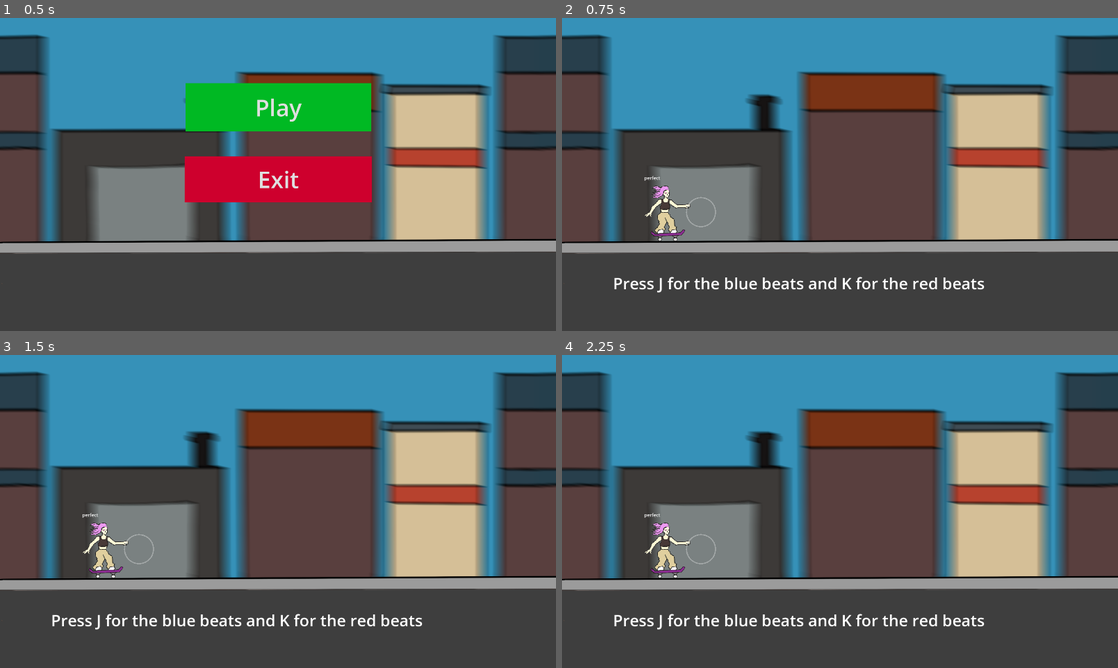
Above: before the commit, frames 1-4 (two rows, left to right).
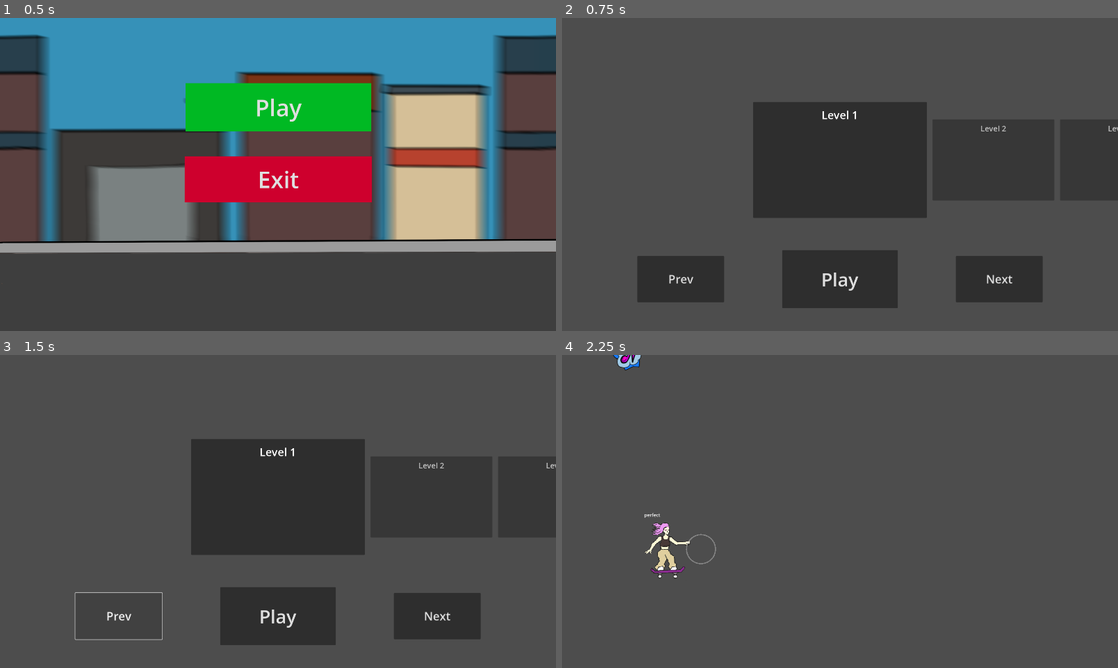
Above: after the commit, the same moments.

Repository: eel-in-denial/beat-skater
Game: Godot game, scene res://globals_and_scripts/game_manager/game_manager.tscn
Same seed, same stepped clock (60 frames per second), same inputs: the game is played once before the commit and once after it. Before the commit the project starts from res://UI/title_screen/title_screen.tscn. Sound files missing from this copy of the repository are replaced by a short silence.
Inputs (mouse positions are in pixels of both pictures, inside the frame that each line leads up to):
- Up to frame 1 (0.5 s): no input
- Up to frame 2 (0.75 s): click "Play" at 0.5 s
- Up to frame 3 (1.5 s): click (116, 614) at 1.25 s, where only the run after the commit has a clickable "Prev"
- Up to frame 4 (2.25 s): click (840, 614) at 2 s, where only the run after the commit has a clickable "Play"

Frame 1 is identical in both runs. In frame 2, 61% of the frame differs, in the area x 0-100%, y 0-88%; in frame 3, 61%, in the area x 0-100%, y 0-92%; in frame 4, 51%.
Error before the commit: Parse Error: Too few arguments for "add_child()" call. Expected at least 1 but received 0. (res://globals_and_scripts/game_manager/game_manager.gd:29)

Commit message:
sdfsdfsdfsdf

Diff:
--- /dev/null
+++ b/UI/level_select/level_card/level_card.gd
@@ -0,0 +1,5 @@
+extends Control
+@onready var title := $VBoxContainer/Title
+
+func init_data(data := {"name": "", "level_file": ""}):
+	title.text = data["name"]
--- /dev/null
+++ b/UI/level_select/level_card/level_card.tscn
@@ -0,0 +1,48 @@
+[gd_scene load_steps=2 format=3 uid="uid://tsgsgbgg7xhy"]
+
+[ext_resource type="Script" uid="uid://ga0ooyja3p7h" path="res://UI/level_select/level_card/level_card.gd" id="1_gufm2"]
+
+[node name="LevelCard" type="Control"]
+custom_minimum_size = Vector2(600, 400)
+layout_mode = 3
+anchors_preset = 8
+anchor_left = 0.5
+anchor_top = 0.5
+anchor_right = 0.5
+anchor_bottom = 0.5
+offset_left = -200.0
+offset_top = -150.0
+offset_right = 200.0
+offset_bottom = 150.0
+grow_horizontal = 2
+grow_vertical = 2
+pivot_offset = Vector2(300, 200)
+script = ExtResource("1_gufm2")
+
+[node name="Panel" type="Panel" parent="."]
+layout_mode = 1
+anchors_preset = 15
+anchor_right = 1.0
+anchor_bottom = 1.0
+grow_horizontal = 2
+grow_vertical = 2
+pivot_offset = Vector2(200, 150)
+
+[node name="VBoxContainer" type="VBoxContainer" parent="."]
+layout_mode = 1
+anchors_preset = 15
+anchor_right = 1.0
+anchor_bottom = 1.0
+grow_horizontal = 2
+grow_vertical = 2
+
+[node name="Title" type="Label" parent="VBoxContainer"]
+custom_minimum_size = Vector2(0, 90)
+layout_mode = 2
+theme_override_font_sizes/font_size = 38
+text = "Title Here"
+horizontal_alignment = 1
+vertical_alignment = 1
+
+[node name="TextureRect" type="TextureRect" parent="VBoxContainer"]
+layout_mode = 2
--- /dev/null
+++ b/UI/level_select/level_select.gd
@@ -0,0 +1,75 @@
+extends Node2D
+
+var level_card_file := preload("res://UI/level_select/level_card/level_card.tscn")
+
+var level_info = [
+	{"name": "Level 1", "json_path": "res://levels/level_1.json"},
+	{"name": "Level 2"},
+	{"name": "Level 3"}
+]
+
+var level_cards = []
+
+var selected_level_index = 0
+
+@onready var level_holder := $CanvasLayer/Control/Levels
+# Called when the node enters the scene tree for the first time.
+func _ready() -> void:
+	create_level_cards()
+
+
+func update_cards(init := false):
+	var tween := get_tree().create_tween().set_trans(Tween.TRANS_SINE).set_ease(Tween.EASE_OUT)
+	for i in range(level_cards.size()):
+		var level_card = level_cards[i]
+		var offset = i - selected_level_index
+
+		# X position (centered, spread left/right)
+		var x
+		if offset == 0:
+			x = 660
+		elif offset > 0:
+			x = offset * 440 - 210 + 960
+		else:
+			x = offset * 440 - 390 + 960
+
+		# Scale (bigger in center)
+		var scale = 1.0 if offset == 0 else 0.7
+		scale = max(scale, 0.5)  # minimum size
+
+		# Apply
+		if init:
+			level_card.position = Vector2(x, 0)
+			level_card.scale = Vector2(scale, scale)
+			level_card.modulate = Color(1, 1, 1, 1.0 if offset == 0 else 0.7)
+		else:
+			tween.parallel().tween_property(level_card, "position", Vector2(x, 0), 0.3)
+			tween.parallel().tween_property(level_card, "scale", Vector2(scale, scale), 0.3)
+			tween.parallel().tween_property(level_card, "modulate", Color(1, 1, 1, 1.0 if offset == 0 else 0.7), 0.3)
+
+
+func create_level_cards():
+	for lvl in level_info:
+		var level_card = level_card_file.instantiate()
+		level_cards.append(level_card)
+		level_holder.add_child(level_card)
+		level_card.init_data(lvl)
+	update_cards(true)
+
+
+
+
+func _on_prev_pressed() -> void:
+	if selected_level_index >= 1:
+		selected_level_index -= 1
+		update_cards()
+
+
+func _on_next_pressed() -> void:
+	if selected_level_index < level_cards.size() - 1:
+		selected_level_index += 1
+		update_cards()
+
+
+func _on_play_pressed() -> void:
+	GameManager.change_scene("level_play", level_info[selected_level_index])
--- a/UI/level_select/level_select.tscn
+++ b/UI/level_select/level_select.tscn
@@ -1,3 +1,81 @@
-[gd_scene format=3 uid="uid://c5q8ie0nc67pc"]
+[gd_scene load_steps=2 format=3 uid="uid://c5q8ie0nc67pc"]
+
+[ext_resource type="Script" uid="uid://c73jg1oj6qayq" path="res://UI/level_select/level_select.gd" id="1_v8ebg"]
 
 [node name="LevelSelect" type="Node2D"]
+script = ExtResource("1_v8ebg")
+
+[node name="CanvasLayer" type="CanvasLayer" parent="."]
+
+[node name="Control" type="Control" parent="CanvasLayer"]
+layout_mode = 3
+anchors_preset = 15
+anchor_right = 1.0
+anchor_bottom = 1.0
+grow_horizontal = 2
+grow_vertical = 2
+
+[node name="Control" type="Control" parent="CanvasLayer/Control"]
+anchors_preset = 0
+offset_right = 1920.0
+offset_bottom = 357.0
+size_flags_vertical = 3
+
+[node name="Levels" type="Control" parent="CanvasLayer/Control"]
+custom_minimum_size = Vector2(0, 500)
+layout_mode = 1
+anchors_preset = 8
+anchor_left = 0.5
+anchor_top = 0.5
+anchor_right = 0.5
+anchor_bottom = 0.5
+offset_left = -960.0
+offset_top = -178.5
+offset_right = 960.0
+offset_bottom = 178.5
+grow_horizontal = 2
+grow_vertical = 2
+pivot_offset = Vector2(960, 250)
+size_flags_vertical = 3
+
+[node name="Control2" type="Control" parent="CanvasLayer/Control"]
+anchors_preset = 0
+offset_top = 722.0
+offset_right = 1920.0
+offset_bottom = 1080.0
+size_flags_vertical = 3
+
+[node name="HBoxContainer" type="HBoxContainer" parent="CanvasLayer/Control/Control2"]
+layout_mode = 1
+anchors_preset = 15
+anchor_right = 1.0
+anchor_bottom = 1.0
+grow_horizontal = 2
+grow_vertical = 2
+theme_override_constants/separation = 200
+alignment = 1
+
+[node name="Prev" type="Button" parent="CanvasLayer/Control/Control2/HBoxContainer"]
+custom_minimum_size = Vector2(300, 160)
+layout_mode = 2
+size_flags_vertical = 4
+theme_override_font_sizes/font_size = 40
+text = "Prev"
+
+[node name="Play" type="Button" parent="CanvasLayer/Control/Control2/HBoxContainer"]
+custom_minimum_size = Vector2(400, 200)
+layout_mode = 2
+size_flags_vertical = 4
+theme_override_font_sizes/font_size = 64
+text = "Play"
+
+[node name="Next" type="Button" parent="CanvasLayer/Control/Control2/HBoxContainer"]
+custom_minimum_size = Vector2(300, 160)
+layout_mode = 2
+size_flags_vertical = 4
+theme_override_font_sizes/font_size = 40
+text = "Next"
+
+[connection signal="pressed" from="CanvasLayer/Control/Control2/HBoxContainer/Prev" to="." method="_on_prev_pressed"]
+[connection signal="pressed" from="CanvasLayer/Control/Control2/HBoxContainer/Play" to="." method="_on_play_pressed"]
+[connection signal="pressed" from="CanvasLayer/Control/Control2/HBoxContainer/Next" to="." method="_on_next_pressed"]
--- a/UI/title_screen/title_screen.gd
+++ b/UI/title_screen/title_screen.gd
@@ -11,7 +11,7 @@
 	pass
 
 func _on_play_pressed() -> void:
-	get_tree().change_scene_to_file("res://test/test_level.tscn")
+	GameManager.change_scene("level_select")
 
 
 func _on_exit_pressed() -> void:
--- a/globals_and_scripts/game_manager/game_manager.gd
+++ b/globals_and_scripts/game_manager/game_manager.gd
@@ -3,36 +3,29 @@
 
 var game_manager: Node2D
 
-var curr_game_scene: Array[Node2D]
-var curr_sub_scene: Node2D
+var curr_game_scene: Node2D = null
 
 # Called when the node enters the scene tree for the first time.
 func _ready() -> void:
-	game_scene_files["title_screen"] = {"title_screen": load("res://UI/title_screen/title_screen.tscn")}
-	game_scene_files["levels"] = {
+	game_scene_files = {
+		"title_screen": load("res://UI/title_screen/title_screen.tscn"),
 		"level_select": load("res://UI/level_select/level_select.tscn"),
 		"level_play": load("res://levels/level_player.tscn")
 		}
+	change_scene("title_screen")
 
 
 # Called every frame. 'delta' is the elapsed time since the previous frame.
 func _process(delta: float) -> void:
 	pass
 
-func change_scene(new_scene := "", new_sub := ""):
-	if game_scene_files.find_key(new_scene):
-		for sub_scene in curr_game_scene:
-			sub_scene.queue_free()
-		curr_game_scene.clear()
-		for sub_scene_file: PackedScene in game_scene_files["new_scene"]:
-			curr_game_scene.append(sub_scene_file.instantiate())
-			game_manager.add_child()
-		curr_game_scene = game_scenes[new_scene]
-		curr_game_scene = game_scenes[new_scene]
+func change_scene(new_scene := "", data := {}):
+	if game_scene_files.has(new_scene):
+		if curr_game_scene:
+			curr_game_scene.queue_free()
+		curr_game_scene = game_scene_files[new_scene].instantiate()
+		if data:
+			curr_game_scene.initialize_data(data)
+		add_child(curr_game_scene)
 	else:
 		print("Error, scene not found")
-
-	game_manager.add_child(curr_game_scene)
-
-func change_sub_scene(new_sub := ""):
-	pass
--- a/globals_and_scripts/game_manager/game_manager.tscn
+++ b/globals_and_scripts/game_manager/game_manager.tscn
@@ -1,3 +1,6 @@
-[gd_scene format=3 uid="uid://byv7vokyj33tu"]
+[gd_scene load_steps=2 format=3 uid="uid://byv7vokyj33tu"]
+
+[ext_resource type="Script" uid="uid://dycudrt1lkd45" path="res://globals_and_scripts/game_manager/game_manager_node.gd" id="1_icjyh"]
 
 [node name="GameManager" type="Node2D"]
+script = ExtResource("1_icjyh")
--- /dev/null
+++ b/globals_and_scripts/game_manager/game_manager_node.gd
@@ -0,0 +1,6 @@
+extends Node2D
+
+
+# Called when the node enters the scene tree for the first time.
+func _ready() -> void:
+	GameManager.game_manager = self
--- a/globals_and_scripts/global.gd
+++ b/globals_and_scripts/global.gd
@@ -21,8 +21,7 @@
 enum hit {Perfect, Good, OK, Miss}
 
 var player_speed := 0.0
-var player_screen_position := Vector2.ZERO
-var level_path := ""
+var player_screen_position := Vector2(480.0, 0)
 
 
 
--- a/level_assets/scripts/beat.gd
+++ b/level_assets/scripts/beat.gd
@@ -2,7 +2,7 @@
 class_name Beat
 
 var beat_type :=  1
-#var is_long_beat := false
+var press_type := "tap"
 var height := 0
 var time_pos := 0.0
 var hold_time := 0.0
@@ -25,19 +25,20 @@
 
 
 func initialise(
-	beat_type_set := 1,  height_set := 0, time_pos_set := 0.0,
-	position_set := Vector2.ZERO, hold_time_pos_set := 0.0
+	data := {"beat_type": 1, "press_type": "tap", "height": 0, "beat": 9, "duration": 4}
 ):
-	beat_type = beat_type_set
-	time_pos = time_pos_set
-	position = position_set
-	#is_long_beat = is_long_beat_set
-	if beat_type == 1 or beat_type == 11:
+	beat_type = data["beat_type"]
+	time_pos = (data["beat"] - 1) * Global.sec_per_beat
+	height = data["height"]
+	press_type = data["press_type"]
+
+	position.x = Global.player_screen_position.x
+	if beat_type == 1:
 		modulate = Color(1.0, 1.0, 1.0)
-	elif beat_type == 2 or beat_type == 22:
+	elif beat_type == 2:
 		modulate = Color(1.0, 0.0, 0.0)
-	if beat_type == 11 or beat_type == 22:
-		hold_time = hold_time_pos_set
+	if press_type == "hold":
+		hold_time = data["duration"] * Global.sec_per_beat
 		hold_position = hold_time * Global.speed
 		position.x += hold_position
 		hold_sprite = $HoldBeat
--- a/levels/level_player.gd
+++ b/levels/level_player.gd
@@ -4,12 +4,12 @@
 var beat = preload("res://level_assets/scenes/beat.tscn")
 #var floor = preload("")
 var beat_distance := 0.0
-var player_position := 480.0
+
 
 @onready var backgrouds: Array[Sprite2D] = [$Background]
 @onready var player := $Player
 var beats: Array[Beat] = []
-var json_path = Global.level_path
+var json_path: String
 var level_data: Dictionary
 
 
@@ -18,11 +18,13 @@
 #[2, 17, 1], [1, 17, 2.5], [22, 17, 4, 18, 3], [1, 19, 1], [2, 19, 2.5], [11, 19, 4, 20, 3], [2, 21, 1], [1, 21, 2.5], [22, 21, 4, 22, 2], [2, 22, 3], [1, 22, 3.5], [22, 22, 4.5, 24, 4],
 #[1, 25, 1], [2, 25, 2.5], [11, 25, 4, 26, 2], [2, 26, 3], [1, 26, 3.5], [2, 26, 4], [1, 26, 4.5], [2, 27, 1], [1, 27, 2.5], [22, 27, 4, 28, 2], [1, 28, 2.5], [2, 28, 3.5], [1, 28, 4], [2, 28, 4.5]]
 # Called when the node enters the scene tree for the first time.
+func initialize_data(data := {"json_path": ""}):
+	json_path = data["json_path"]
+	print(json_path, "sdkfhb")
+
 func _ready() -> void:
 	level_data = load_json_data(json_path)
 	load_level()
-
-
 
 
 func load_json_data(path: String) -> Dictionary:
@@ -46,21 +48,25 @@
 func load_level():
 	Global.song_end.connect(transition_to_score)
 	Global.player_speed = 700
-	Global.new_level(load(level_data["song_path"]), level_data["bpm"])
-	beat_distance = Global.speed * Global.sec_per_beat
+	print(level_data, json_path)
+	Global.new_level(load(level_data["song_path"]), int(level_data["bpm"]))
+	beat_distance = Global.player_speed * Global.sec_per_beat
 	player.initialize_level()
 
-	for b in level_data["beats"]:
+
+
+	for b_data in level_data["beats"]:
 		var new_beat: Beat = beat.instantiate()
-		var time_pos: float = Global.sec_per_beat * (b["beat"] - 1)
-		if b["press_type"] == "hold":
-			pass
-		var hold_time := 0.0
-		if b[0] == 11 or b[0] == 22:
-			hold_time = Global.sec_per_beat * (((b[3] - 1) * 4 + b[4] - 1) - ((b[1] - 1) * 4 + b[2] - 1))
-		new_beat.initialise(
-			b["beat_type"], b["height"], time_pos,
-			Vector2(player_position + time_pos*Global.speed, 670), hold_time)
+		#var time_pos: float = Global.sec_per_beat * (b["beat"] - 1)
+		#if b["press_type"] == "hold":
+			#pass
+		#var hold_time := 0.0
+		#if b["beat_type"] == 11 or b["beat_type"] == 22:
+			#hold_time = Global.sec_per_beat * (((b[3] - 1) * 4 + b[4] - 1) - ((b[1] - 1) * 4 + b[2] - 1))
+		#new_beat.initialise(
+			#b["beat_type"], b["height"], time_pos,
+			#Vector2(player_position + time_pos*Global.speed, 670), hold_time)
+		new_beat.initialise(b_data)
 		add_child(new_beat)
 		beats.append(new_beat)
 
--- a/player/player.gd
+++ b/player/player.gd
@@ -3,7 +3,8 @@
 @onready var label := $Label
 
 func initialize_level():
-	velocity.x = Global.speed
+	velocity.x = Global.player_speed
+	Global.player_screen_position = position
 
 func _physics_process(delta: float) -> void:
 	move_and_slide()
--- a/project.godot
+++ b/project.godot
@@ -11,7 +11,7 @@
 [application]
 
 config/name="Beat Skater"
-run/main_scene="uid://bo86xcc5x5ia0"
+run/main_scene="uid://byv7vokyj33tu"
 config/features=PackedStringArray("4.5", "GL Compatibility")
 config/icon="res://icon.svg"
 
Not shown, added: UI/level_select/level_card/level_card.gd.uid
Not shown, added: UI/level_select/level_select.gd.uid
Not shown, added: globals_and_scripts/game_manager/game_manager_node.gd.uid
Not shown, added: UI/level_select/level_select.tscn2978684304.tmp
Not shown, added: UI/level_select/level_select.tscn2988730994.tmp
